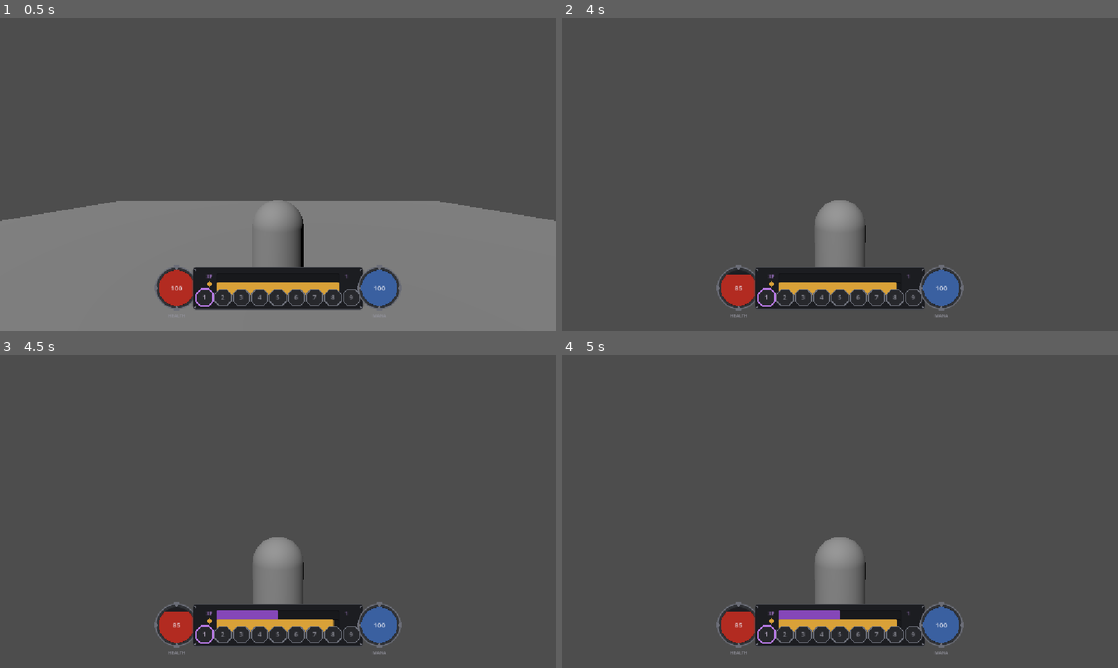
Above: before the commit, frames 1-4 (two rows, left to right).
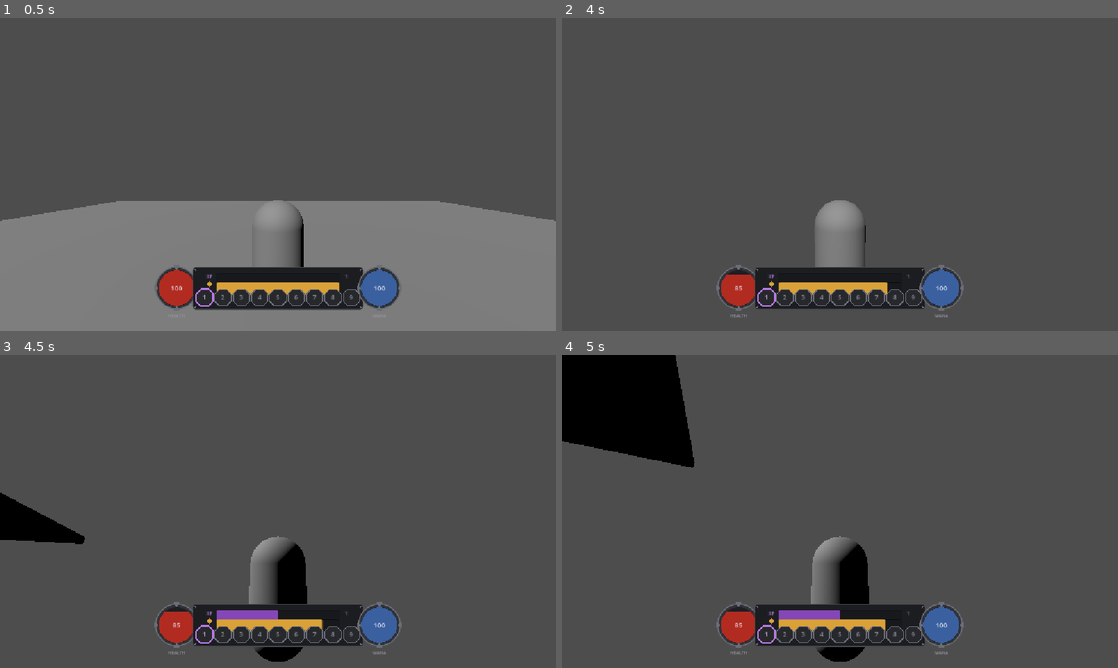
Above: after the commit, the same moments.

Repository: Bails-ohay/critter-quest1
Game: Godot game, scene res://mains.tscn
The game is run twice, just before and just after one commit, with the same random seed, the same clock (stepped at 60 frames per second) and the same inputs.
Inputs (mouse positions are in pixels of both pictures, inside the frame that each line leads up to):
- Up to frame 1 (0.5 s): no input
- Up to frame 2 (4 s): tap Enter (ui_accept) at 0.5, 0.77, 1.52, 3.02, 3.5, 3.77 s; move the mouse to (867, 174) at 0.52 s; hold Shift (sprint) 0.53-1.28 s; hold W (move_forward) from 0.53 s (still down); click (867, 174) at 0.67 s; move the mouse to (812, 174) at 1.27 s; tap Shift (sprint) at 1.35, 3.05 s; move the mouse to (851, 168) at 2.02 s; hold Shift (sprint) 2.03-2.78 s; tap H at 2.1 s; move the mouse to (834, 180) at 2.77 s; tap J at 2.85 s; click (834, 180) at 2.92 s; move the mouse to (878, 177) at 3.52 s; hold Shift (sprint) from 3.53 s (still down); tap K at 3.6 s
- Up to frame 3 (4.5 s): tap Escape (ui_cancel) at 4.15 s; tap Enter (ui_accept) at 4.25 s; move the mouse to (111, 464) at 4.27 s; release W (move_forward) at 4.28 s; release Shift (sprint) at 4.28 s; hold A (move_left) from 4.28 s (still down); tap X at 4.35 s
- Up to frame 4 (5 s): keep holding A (move_left); tap Enter (ui_accept) at 4.52 s; tap Shift (sprint) at 4.55 s; tap I (inventory, bound only after the commit) at 4.9 s

Frame 1 is identical in both runs. In frame 2, less than 0.1% of the frame differs, in the area x 58-61%, y 84-88%; in frame 3, 3.3%; in frame 4, 9.0%, in the area x 0-61%, y 0-98%.
Error after the commit: Attempt to call function 'setup' in base 'null instance' on a null instance. (res://player.gd:70)

Commit message:
Added hud, hug dynamics, sprint bar,

Diff:
--- a/GothicHUD.tscn
+++ /dev/null
@@ -1,8 +0,0 @@
-[gd_scene format=3 uid="uid://4lme65p7pent"]
-
-[ext_resource type="Script" uid="uid://bh2s2jxvgaap2" path="res://gothic_hud/gothic_hud.gd" id="1"]
-
-[node name="GothicHUD" type="Control" unique_id=1734746728]
-layout_mode = 3
-anchors_preset = 0
-script = ExtResource("1")
--- a/main_menu.tscn
+++ b/main_menu.tscn
@@ -43,6 +43,7 @@
 text = "Options"
 
 [node name="JoinPanel" type="Panel" parent="." unique_id=1248308486]
+visible = false
 layout_mode = 1
 anchors_preset = 8
 anchor_left = 0.5
--- a/player.gd
+++ b/player.gd
@@ -6,7 +6,7 @@
 const STAMINA_REGEN_RATE := 10.0          # normal (out of combat) stamina regen per second
 const STAMINA_COMBAT_REGEN_RATE := 3.5    # stamina regen per second while in combat
 const SPRINT_SPEED_MULTIPLIER := 1.8
-const SPRINT_STAMINA_DRAIN := 5.0         # stamina per second while sprinting
+const SPRINT_STAMINA_DRAIN := 10.0         # stamina per second while sprinting
 const COMBAT_TIMEOUT := 5.0               # seconds after last damage taken/dealt before leaving combat
 
 signal health_changed(current: float, max_amount: float)
@@ -67,9 +67,17 @@
 	stamina = max_stamina
 	xp_to_next_level = _xp_required_for_level(level)
 	%HUD.setup(self)
+	%InventoryUI.setup(%Inventory)
 
 func _unhandled_input(event: InputEvent) -> void:
+	if event.is_action_pressed("inventory"):
+		%InventoryUI.toggle()
+		return
+
 	if event.is_action_pressed("ui_cancel"):
+		if %InventoryUI.visible:
+			%InventoryUI.toggle()
+			return
 		if Input.mouse_mode == Input.MOUSE_MODE_CAPTURED:
 			Input.mouse_mode = Input.MOUSE_MODE_VISIBLE
 		else:
--- a/player.tscn
+++ b/player.tscn
@@ -1,8 +1,10 @@
 [gd_scene format=3 uid="uid://dmkc0rtvwwpf"]
 
 [ext_resource type="Script" uid="uid://bq46y2unu22ic" path="res://player.gd" id="1_onrkg"]
-[ext_resource type="Script" uid="uid://c4cvsla54qn0n" path="res://hud.gd" id="2_i3pqv"]
-[ext_resource type="PackedScene" uid="uid://4lme65p7pent" path="res://GothicHUD.tscn" id="3_i3pqv"]
+[ext_resource type="Script" uid="uid://c4cvsla54qn0n" path="res://gothic_hud/hud.gd" id="2_i3pqv"]
+[ext_resource type="PackedScene" uid="uid://4lme65p7pent" path="res://gothic_hud/GothicHUD.tscn" id="3_i3pqv"]
+[ext_resource type="PackedScene" path="res://inventory/inventory_ui.tscn" id="5_sweqy"]
+[ext_resource type="Script" path="res://inventory/inventory.gd" id="6_2hs0m"]
 
 [sub_resource type="CapsuleShape3D" id="CapsuleShape3D_tn8nu"]
 
@@ -28,3 +30,11 @@
 script = ExtResource("2_i3pqv")
 
 [node name="GothicHUD" parent="HUD" unique_id=1734746728 instance=ExtResource("3_i3pqv")]
+
+[node name="Inventory" type="Node" parent="." unique_id=414283697]
+unique_name_in_owner = true
+script = ExtResource("6_2hs0m")
+
+[node name="InventoryUI" parent="." unique_id=2124506125 instance=ExtResource("5_sweqy")]
+unique_name_in_owner = true
+slot_scene = null
--- a/project.godot
+++ b/project.godot
@@ -47,9 +47,9 @@
 "events": [Object(InputEventKey,"resource_local_to_scene":false,"resource_name":"","device":-1,"window_id":0,"alt_press …(195 unchanged characters)…
 ]
 }
-"stamina spend"={
+inventory={
 "deadzone": 0.2,
-"events": [Object(InputEventKey,"resource_local_to_scene":fa …(140 unchanged characters)… d":false,"keycode":0,"physical_keycode":84,"key_label":0,"unicode":116,"location":0,"echo":false,"script":null)
+"events": [Object(InputEventKey,"resource_local_to_scene":fa …(140 unchanged characters)… d":false,"keycode":0,"physical_keycode":73,"key_label":0,"unicode":105,"location":0,"echo":false,"script":null)
 ]
 }
 
Binary file added: assets/houver.png
Not shown, added: assets/houver.png.import
Binary file added: assets/normal.png
Not shown, added: assets/normal.png.import
Not shown: 1 places in gothic_hud/GothicHUD.tscn that only renumber resources
Renamed: hud.gd -> gothic_hud/hud.gd
Renamed: hud.gd.uid -> gothic_hud/hud.gd.uid
